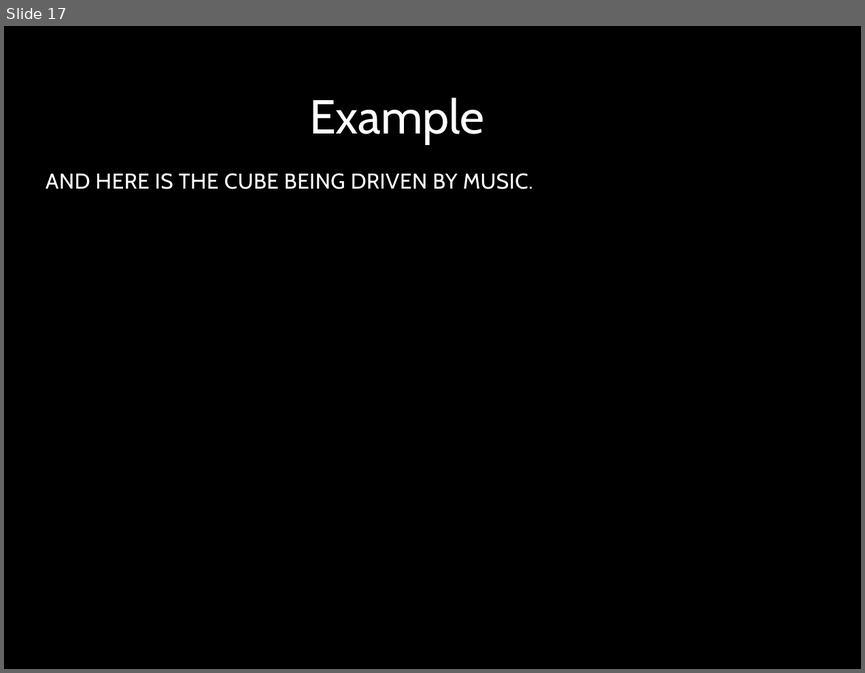
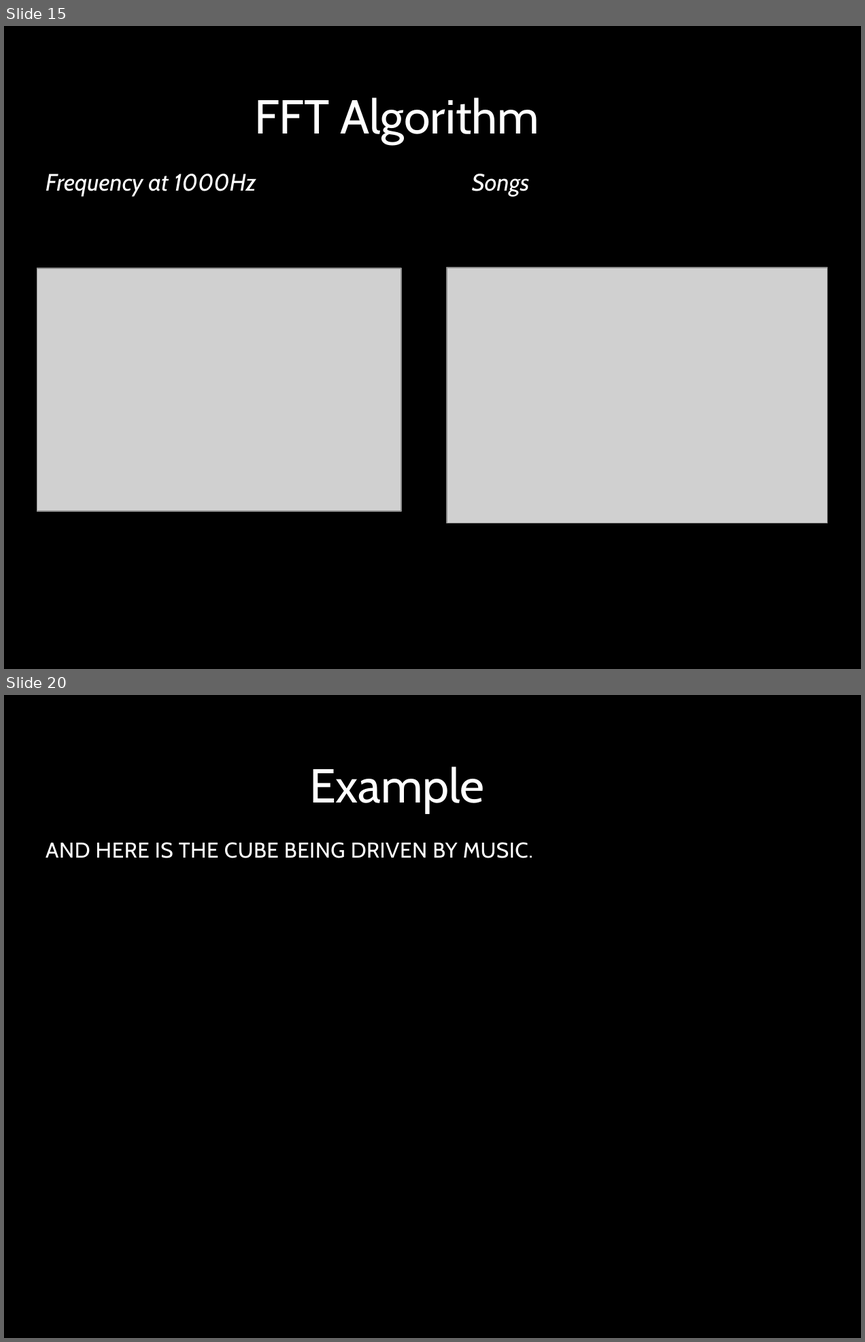
Before and after one commit to jjliang/5x5x5LEDCubeArduino, a slide deck: 5x5x5 LED Cube.pptx. Shown one above the other, each under a label of ours: slide 17 before the commit, slides 15 and 20 after it; the slides between them are not shown. The pictures are 865x673 and 865x1342 pixels, drawn with LibreOffice and Linux fonts; fonts in the diff are those of the drawing; grey boxes stand for pictures; background and template pictures are left out. Boxes give left, top, right and bottom in pixels: in the first picture for what was removed or moved away, otherwise in the second. Text is boxed around its words. In the diff, an @@ line names an element or a change of style, - is before the commit and + after.

```diff
--- a/5x5x5 LED Cube.pptx
+++ b/5x5x5 LED Cube.pptx
@@ slide 15 added at (x1=4, y1=26, x2=861, y2=669), background picture (left out); not listed: 1 template element that a slide beside it also shows @@
@@ title added at (x1=254, y1=97, x2=539, y2=144), 40 pt, text #FFFFFF @@
+FFT Algorithm
@@ text added at (x1=45, y1=174, x2=256, y2=197), 20 pt, text #FFFFFF, italic @@
+Frequency at 1000Hz
@@ text added at (x1=472, y1=174, x2=530, y2=197), 20 pt, text #FFFFFF, italic @@
+Songs
@@ picture added at (x1=37, y1=269, x2=402, y2=511) @@
@@ picture added at (x1=447, y1=267, x2=827, y2=523) @@
@@ what was slide 17 is now slide 20 @@
```
Also in this commit, not shown: 10 slides changed, 2 other slides added.
